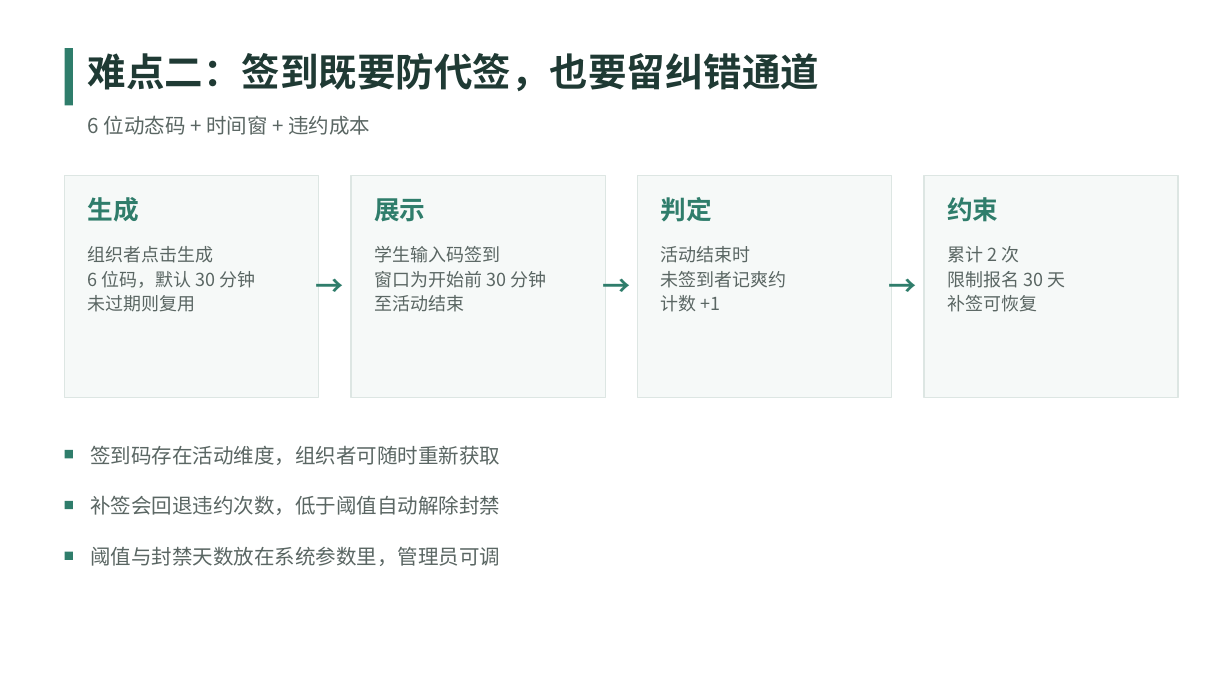
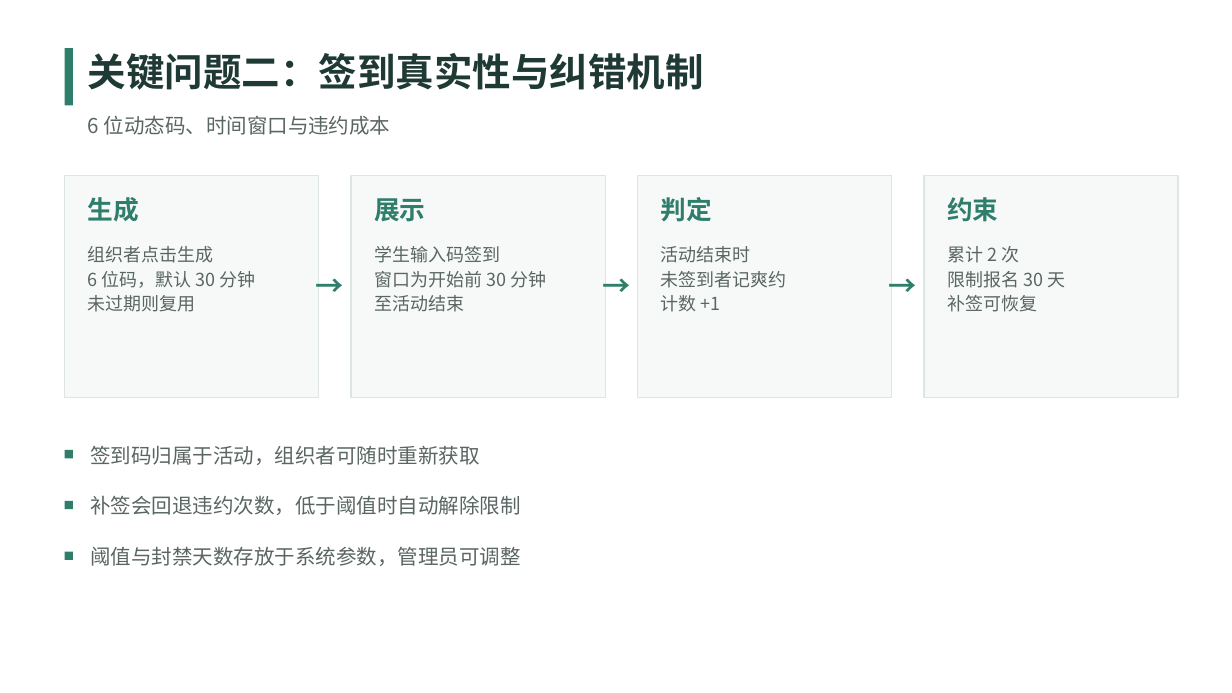
Before and after one commit to tkRRRRRR/Campus-Event-Management-System, a slide deck: slide 8 of doc/答辩PPT.pptx. Drawn at 1232x693 pixels with LibreOffice and Linux fonts; fonts in the diff are those of the drawing. Boxes give left, top, right and bottom in pixels: in the first picture for what was removed or moved away, otherwise in the second. Text is boxed around its words. In the diff, an @@ line names an element or a change of style, - is before the commit and + after.

```diff
--- a/doc/答辩PPT.pptx
+++ b/doc/答辩PPT.pptx
@@ text at (88, 53, 704, 90): text changed @@
-难点二：签到既要防代签，也要留纠错通道
+关键问题二：签到真实性与纠错机制
@@ text at (88, 115, 391, 135): text changed @@
-6 位动态码 + 时间窗 + 违约成本
+6 位动态码、时间窗口与违约成本
@@ text at (91, 446, 480, 465): text changed @@
-签到码存在活动维度，组织者可随时重新获取
+签到码归属于活动，组织者可随时重新获取
@@ text at (91, 496, 521, 515): text changed @@
-补签会回退违约次数，低于阈值自动解除封禁
+补签会回退违约次数，低于阈值时自动解除限制
@@ text at (91, 546, 521, 566): text changed @@
-阈值与封禁天数放在系统参数里，管理员可调
+阈值与封禁天数存放于系统参数，管理员可调整
```
Also in this commit, not shown: 10 other slides changed, 27 other files.
